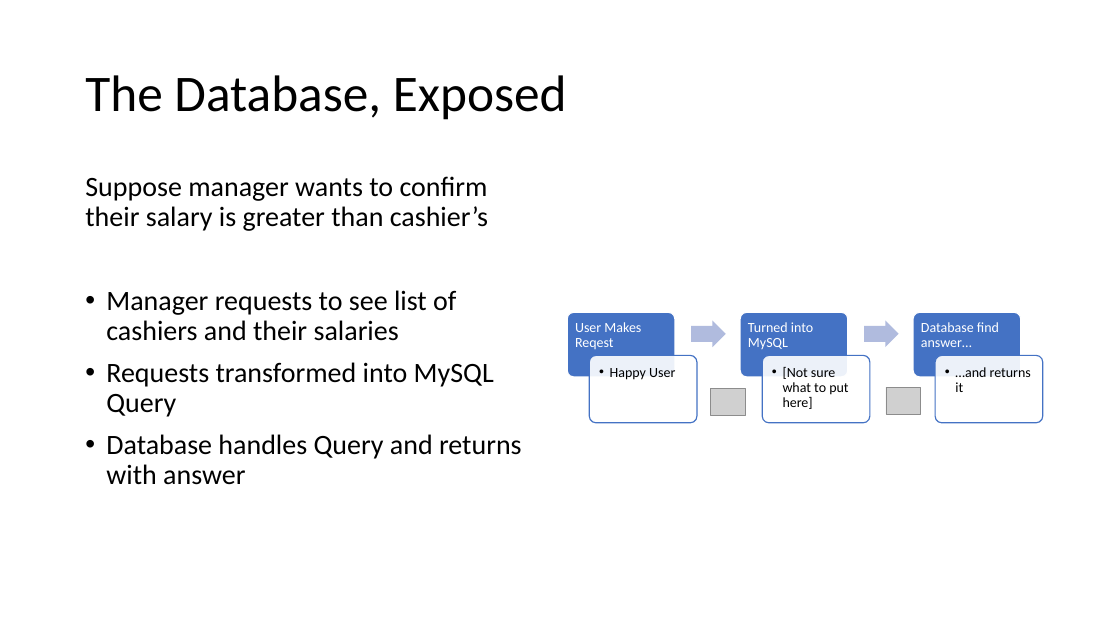
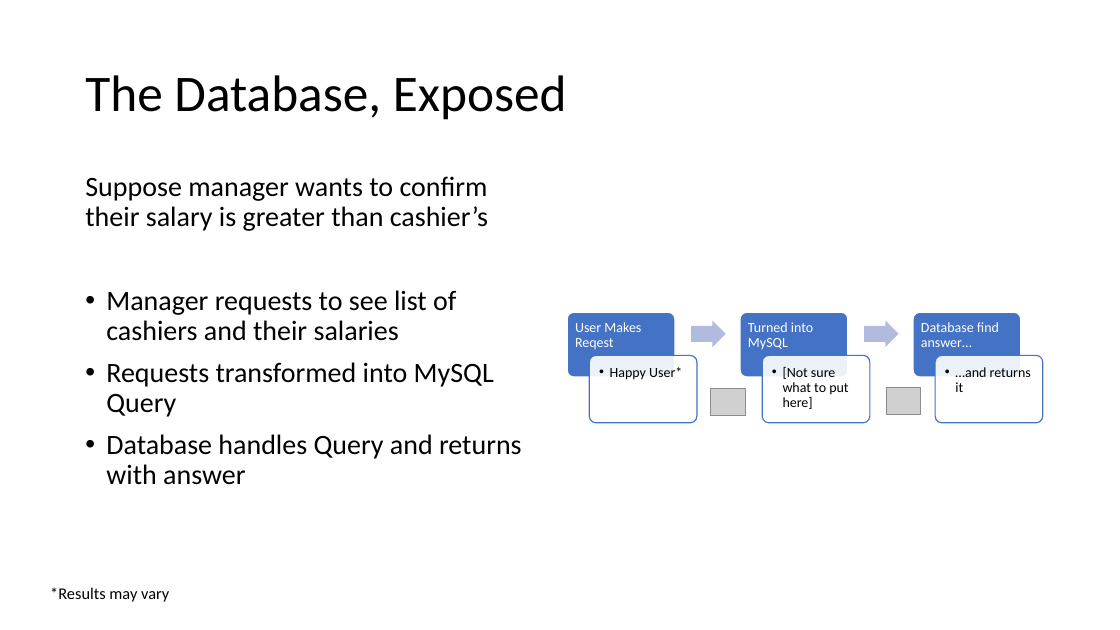
Before and after one commit to boltu11/DashForCash, a slide deck: slide 8 of Presentation.pptx. Drawn at 1120x630 pixels with LibreOffice and Linux fonts; fonts in the diff are those of the drawing; grey boxes stand for pictures. Boxes give left, top, right and bottom in pixels: in the first picture for what was removed or moved away, otherwise in the second. Text is boxed around its words. In the diff, an @@ line names an element or a change of style, - is before the commit and + after.

```diff
--- a/Presentation.pptx
+++ b/Presentation.pptx
@@ text at bbox=[610, 367, 682, 380]: text changed @@
-  • Happy User
+  • Happy User*
@@ text added at bbox=[50, 587, 169, 602], 14 pt, text #000000 @@
+  *Results may vary
```
Also in this commit, not shown: 1 other slide changed.
